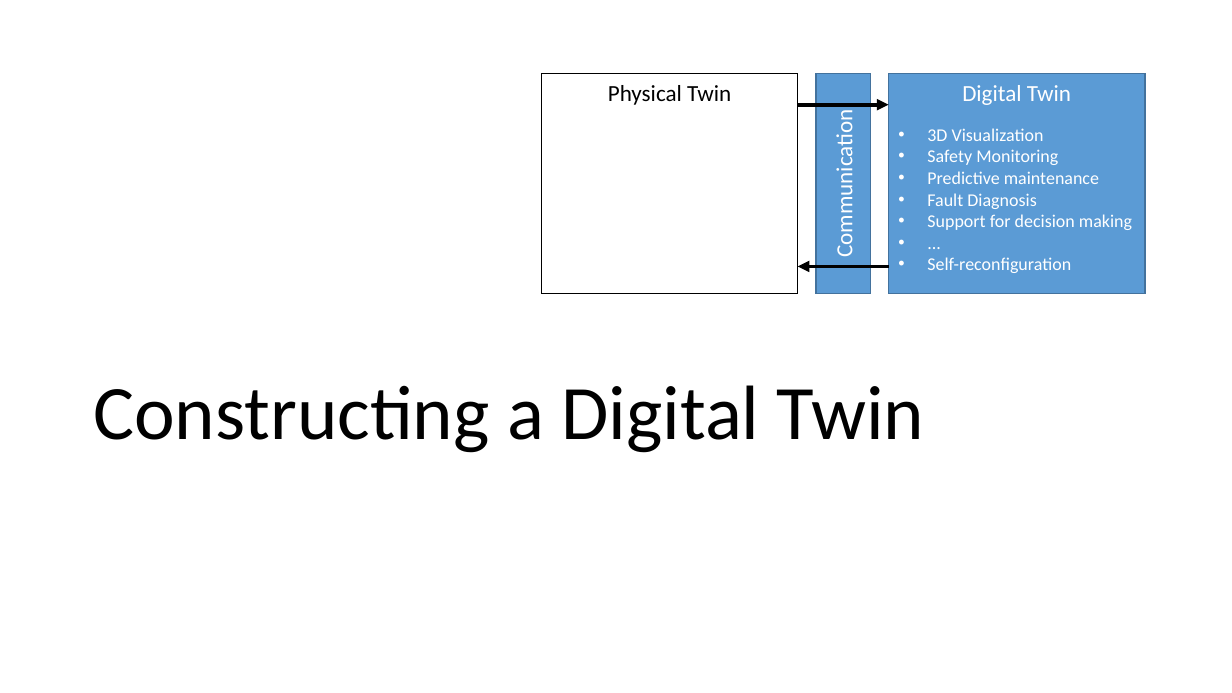
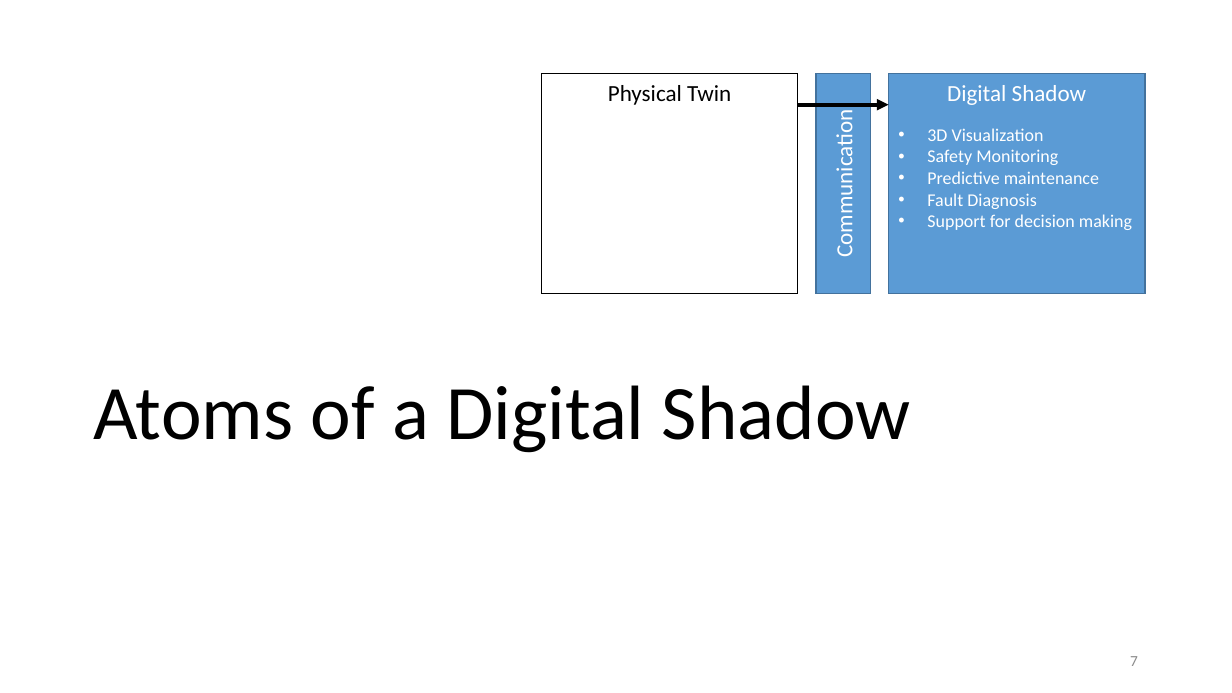
Before and after one commit to INTO-CPS-Association/example_digital-twin_incubator, a slide deck: slide 7 of notes/presentations/DigitLunch_17_December.pptx (slide 6 before the commit). Drawn at 1232x693 pixels with LibreOffice and Linux fonts; fonts in the diff are those of the drawing. Boxes give left, top, right and bottom in pixels: in the first picture for what was removed or moved away, otherwise in the second. Text is boxed around its words. In the diff, an @@ line names an element or a change of style, - is before the commit and + after.

```diff
--- a/notes/presentations/DigitLunch_17_December.pptx
+++ b/notes/presentations/DigitLunch_17_December.pptx
@@ text in rectangle at box(947, 85, 1086, 105): text changed @@
-Digital Twin
+Digital Shadow
@@ arrow removed from (889, 266) to (798, 266) @@
@@ text at box(927, 257, 1071, 273): paragraphs removed @@
-• ...
-• Self-reconfiguration
@@ title at box(93, 385, 910, 453): text changed @@
-Constructing a Digital Twin
+Atoms of a Digital Shadow
@@ page number added at box(1130, 656, 1138, 666), 12 pt, text #8C8C8C @@
+7
```
Also in this commit, not shown: 23 other slides changed, 3 slides added.
